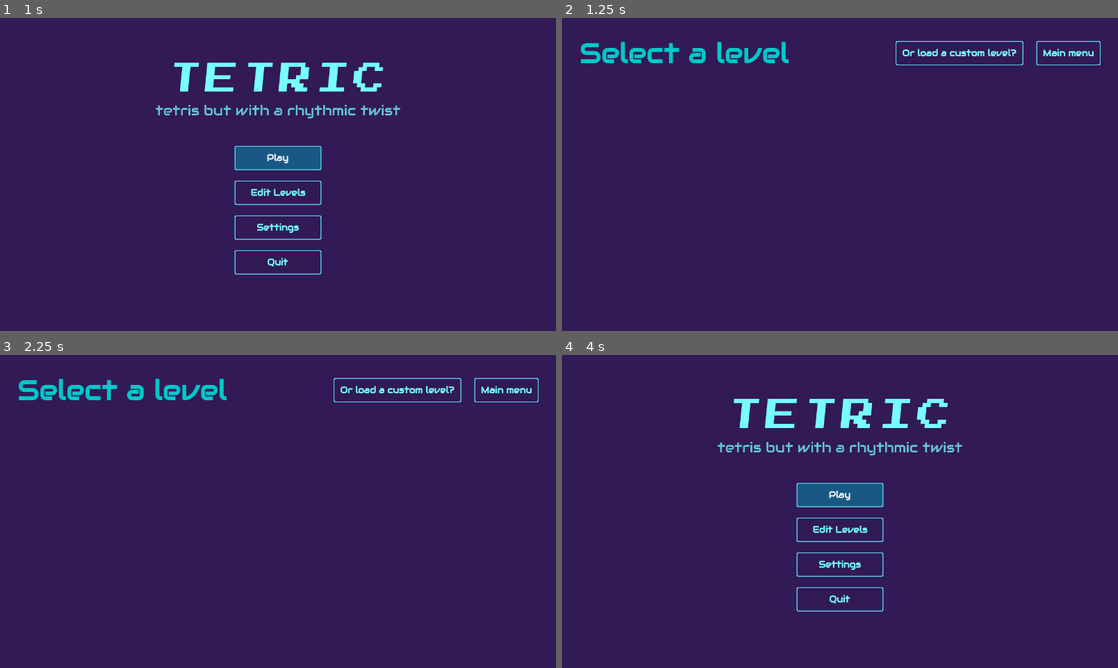
Above: before the commit, frames 1-4 (two rows, left to right).
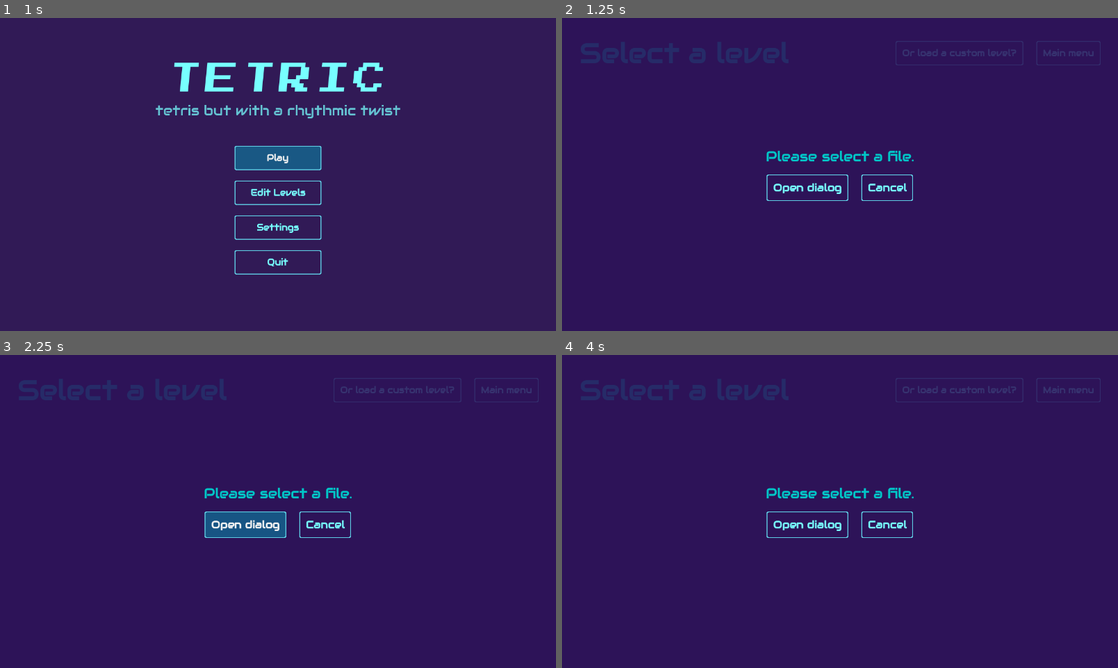
Above: after the commit, the same moments.

Repository: jollyroger182/tetric
Game: Godot game, scene res://scenes/menu/menu.tscn
Two runs of this game, one before a commit and one after it. Both use one fixed random seed, a clock stepped at 60 frames per second and the inputs below. Sound files missing from this copy of the repository are replaced by a short silence.
Inputs (mouse positions are in pixels of both pictures, inside the frame that each line leads up to):
- Up to frame 1 (1 s): click "Play" at 0.5 s
- Up to frame 2 (1.25 s): no input
- Up to frame 3 (2.25 s): tap Enter at 1.25 s; move the mouse to (400, 495) at 1.27 s; hold Right (right) 1.28-2 s; tap Y (redo) at 1.35 s; click (400, 495) at 1.42 s; click (244, 524) at 2 s, where only the run after the commit has a clickable "Open dialog"
- Up to frame 4 (4 s): click "Main menu" at 2.75 s; click (840, 495) at 3.5 s, where only the run before the commit has a clickable "Play"

Frame 1 is identical in both runs. In frame 2, 2.7% of the frame differs, in the area x 3-97%, y 7-59%; in frame 3, 3.7%; in frame 4, 4.9%, in the area x 28-96%, y 10-82%.
Error after the commit: Attempt to call function 'createElement' in base 'null instance' on a null instance. (res://scenes/components/file_picker/web.gd:19)

Commit message:
add styling to web file picker

Diff:
--- a/scenes/components/file_picker/web.tscn
+++ b/scenes/components/file_picker/web.tscn
@@ -1,16 +1,14 @@
-[gd_scene load_steps=3 format=3 uid="uid://b6u4fp50yrcxi"]
+[gd_scene load_steps=4 format=3 uid="uid://b6u4fp50yrcxi"]
 
 [ext_resource type="Script" uid="uid://d1nuww8d4kegx" path="res://scenes/components/file_picker/web.gd" id="1_t4yof"]
-
-[sub_resource type="LabelSettings" id="LabelSettings_t4yof"]
-font_size = 32
+[ext_resource type="Theme" uid="uid://d3m46y6fmbccy" path="res://resources/theme_base.tres" id="2_s5q7e"]
+[ext_resource type="LabelSettings" uid="uid://cmhq53knjfnbd" path="res://resources/label_settings_subheading.tres" id="3_f7tof"]
 
 [node name="Web" type="Node2D"]
 script = ExtResource("1_t4yof")
 
 [node name="CanvasLayer" type="CanvasLayer" parent="."]
 layer = 10000
-visible = false
 
 [node name="Panel" type="Panel" parent="CanvasLayer"]
 anchors_preset = 15
@@ -18,6 +16,7 @@
 anchor_bottom = 1.0
 grow_horizontal = 2
 grow_vertical = 2
+theme = ExtResource("2_s5q7e")
 
 [node name="VBoxContainer" type="VBoxContainer" parent="CanvasLayer/Panel"]
 layout_mode = 1
@@ -32,7 +31,7 @@
 [node name="Label" type="Label" parent="CanvasLayer/Panel/VBoxContainer"]
 layout_mode = 2
 text = "Please select a file."
-label_settings = SubResource("LabelSettings_t4yof")
+label_settings = ExtResource("3_f7tof")
 horizontal_alignment = 1
 
 [node name="HBoxContainer" type="HBoxContainer" parent="CanvasLayer/Panel/VBoxContainer"]
